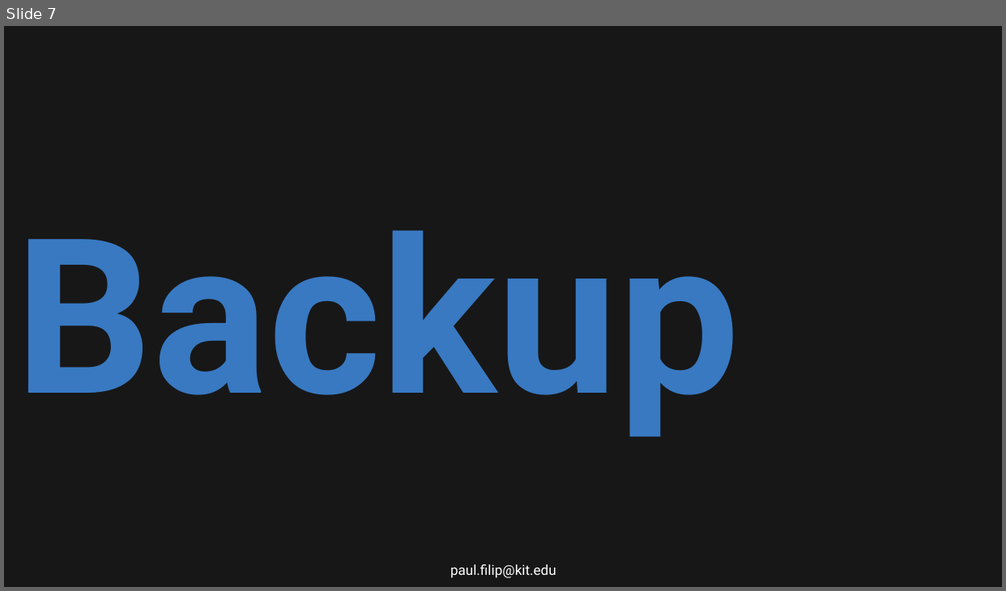
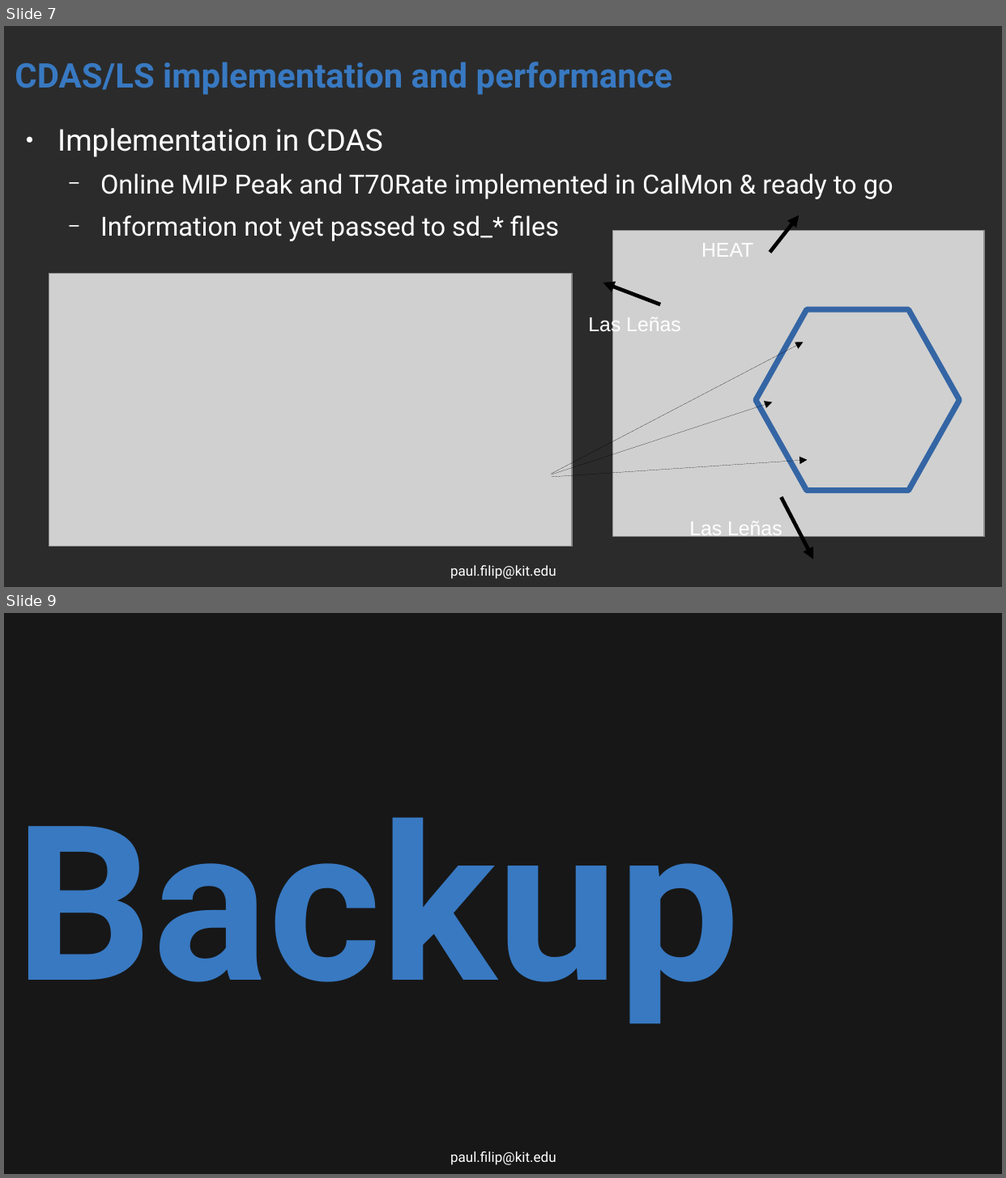
Before and after one commit to Quizznor/phd-thesis, a slide deck: Outreach/malargue_mar_2025/mip_online_calibration/calibration_session_2025_03_9_filip_online_mip.odp. Shown one above the other, each under a label of ours: slide 7 before the commit, slides 7 and 9 after it; the slides between them are not shown. The pictures are 1006x591 and 1006x1178 pixels, drawn with LibreOffice and Linux fonts; fonts in the diff are those of the drawing; grey boxes stand for pictures; background and template pictures are left out; a plain dark background stands for a picture behind light text. Boxes give left, top, right and bottom in pixels: in the first picture for what was removed or moved away, otherwise in the second. Text is boxed around its words. In the diff, an @@ line names an element or a change of style, - is before the commit and + after.

Commit message:
finish mip online calib talk

```diff
--- a/Outreach/malargue_mar_2025/mip_online_calibration/calibration_session_2025_03_9_filip_online_mip.odp
+++ b/Outreach/malargue_mar_2025/mip_online_calibration/calibration_session_2025_03_9_filip_online_mip.odp
@@ slide 7 added at bbox=[4, 26, 1002, 587], background picture (left out) @@
@@ title added at bbox=[15, 62, 673, 95], 27 pt, text #3879C2, bold @@
+CDAS/LS implementation and performance
@@ text added at bbox=[57, 128, 893, 241], 21 pt, text #FFFFFF @@
+● Implementation in CDAS
+  − Online MIP Peak and T70Rate implemented in CalMon & ready to go
+  − Information not yet passed to sd_* files
@@ arrow added from (770, 252) to (799, 216), #000000 3 pt @@
@@ picture added at bbox=[613, 231, 985, 538] @@
@@ text added at bbox=[701, 243, 753, 257], 16 pt, text #FFFFFF @@
+HEAT
@@ picture added at bbox=[49, 274, 572, 547] @@
@@ arrow added from (661, 305) to (603, 284), #000000 3 pt @@
@@ text added at bbox=[588, 315, 680, 336], 16 pt, text #FFFFFF @@
+Las Leñas
@@ hexagon added at bbox=[756, 310, 959, 491], outline #3465A4 4.51 pt @@
@@ arrow added from (551, 474) to (803, 342), #000000 0 pt @@
@@ arrow added from (551, 476) to (773, 403), #000000 0 pt @@
@@ arrow added from (551, 477) to (808, 461), #000000 0 pt @@
@@ arrow added from (782, 497) to (813, 559), #000000 3 pt @@
@@ text added at bbox=[689, 522, 782, 540], 16 pt, text #FFFFFF @@
+Las Leñas
@@ text added at bbox=[450, 565, 556, 579], 11 pt, text #FFFFFF @@
+paul.filip@kit.edu
@@ what was slide 7 is now slide 9 @@
```
Also in this commit, not shown: 2 slides changed, 2 other slides added, 8 other files.
